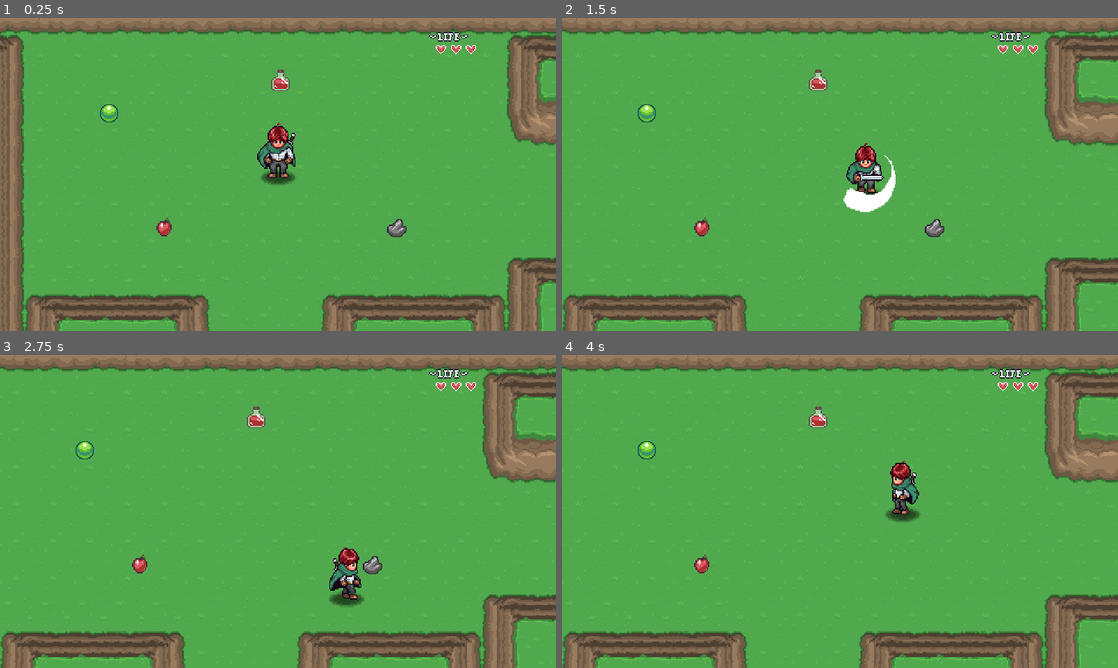
Above: before the commit, frames 1-4 (two rows, left to right).
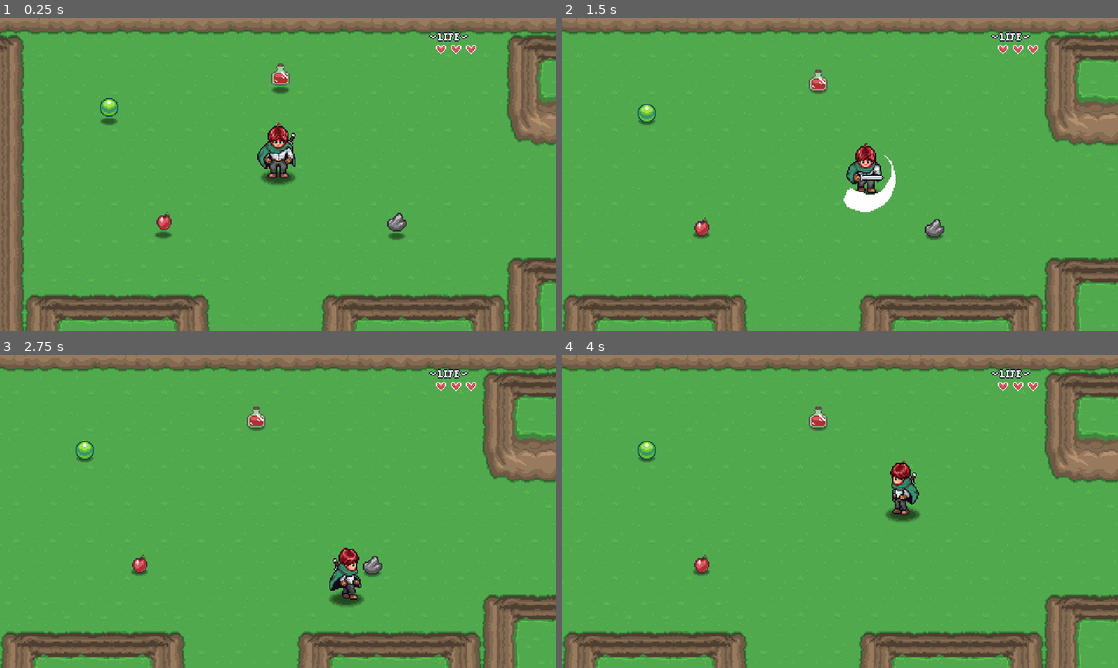
Above: after the commit, the same moments.

Repository: MansonPlus/AARPG
Game: Godot game, scene res://Levels/Area01/01.tscn
Two runs of this game, one before a commit and one after it. Both use one fixed random seed, a clock stepped at 60 frames per second and the inputs below. Sound files missing from this copy of the repository are replaced by a short silence.
Inputs:
- Up to frame 1 (0.25 s): no input
- Up to frame 2 (1.5 s): hold Right (right) 0.53-1.28 s; hold Z (attack) 0.53-1.28 s; hold Down (down) from 1.28 s (still down); tap Z (attack) at 1.35 s
- Up to frame 3 (2.75 s): release Down (down) at 2.03 s; hold Right (right) from 2.03 s (still down); hold Z (attack) from 2.03 s (still down)
- Up to frame 4 (4 s): release Right (right) at 2.78 s; release Z (attack) at 2.78 s; hold Up (up) 2.78-3.53 s; tap Z (attack) at 2.85 s; hold Left (left) from 3.53 s (still down); hold Z (attack) from 3.53 s (still down)

The runs differ from the first frame. In frame 1, 0.9% of the frame differs, in the area x 18-74%, y 14-71%; in frame 2, 0.1%; in frame 3, 0.1%; in frame 4, less than 0.1%.

Commit message:
Added drop animation

Diff:
--- a/Enemies/Scripts/States/enemy_state_destroy.gd
+++ b/Enemies/Scripts/States/enemy_state_destroy.gd
@@ -1,4 +1,6 @@
 class_name EnemyStateDestroy extends EnemyState
+
+const PICKUP = preload("res://Items/item_pickup/item_pickup.tscn")
 
 @export var anim_name: String = "destroy"
 @export var knockback_speed: float = 200.0
@@ -6,8 +8,10 @@
 
 @export_category("AI")
 
+@export_category("Item Drops")
+@export var drops: Array[DropData]
+
 var _direction: Vector2
-
 var _damage_position: Vector2
 
 func init() -> void:
@@ -23,6 +27,8 @@
 
 	enemy.update_animation(anim_name)
 	enemy.animation_player.animation_finished.connect(_on_animation_finished)
+	disable_hurt_box()
+	drop_items()
 
 func exit() -> void:
 	pass
@@ -40,3 +46,23 @@
 
 func _on_animation_finished(_a: String) -> void:
 	enemy.queue_free()
+
+func disable_hurt_box():
+	var hurt_box: HurtBox = enemy.get_node_or_null("HurtBox")
+	if hurt_box:
+		hurt_box.monitoring = false
+
+func drop_items():
+	if drops.size() == 0:
+		return
+
+	for i in drops.size():
+		if drops[i] == null || drops[i].item == null:
+			continue
+		var drop_count: int = drops[i].get_drop_count()
+		for j in drop_count:
+			var drop: ItemPickup = PICKUP.instantiate() as ItemPickup
+			drop.item_data = drops[i].item
+			enemy.get_parent().call_deferred("add_child", drop)
+			drop.global_position = enemy.global_position
+			drop.velocity = enemy.velocity.rotated(randf_range(-1.5, 1.5)) * randf_range(0.9, 1.5)
--- /dev/null
+++ b/Enemies/Scripts/drop_data.gd
@@ -0,0 +1,12 @@
+class_name DropData extends Resource
+
+@export var item: ItemData
+@export_range(0, 100, 1, "suffix:%") var probability: float = 100
+@export_range(1, 10, 1, "suffix:items") var min_amount: int = 1
+@export_range(1, 10, 1, "suffix:items") var max_amount: int = 1
+
+func get_drop_count() -> int:
+	if randf_range(0, 100) >= probability:
+		return 0
+
+	return randi_range(min_amount, max_amount)
--- a/Enemies/Slime/slime.tscn
+++ b/Enemies/Slime/slime.tscn
@@ -13,6 +13,9 @@
 [ext_resource type="Texture2D" uid="uid://cg4q4d5yohgf6" path="res://Enemies/Slime/DestroySmoke.png" id="9_s3xum"]
 [ext_resource type="Script" path="res://Enemies/Scripts/States/enemy_state_stun.gd" id="10_8xm2m"]
 [ext_resource type="Script" path="res://Enemies/Scripts/States/enemy_state_destroy.gd" id="12_3bk6x"]
+[ext_resource type="Script" path="res://Enemies/Scripts/drop_data.gd" id="13_fs0gs"]
+[ext_resource type="Resource" uid="uid://ct0xavw7vvex2" path="res://Items/gem.tres" id="14_lldg7"]
+[ext_resource type="Resource" uid="uid://bummp28nn1e64" path="res://Items/apple.tres" id="15_efwa0"]
 
 [sub_resource type="CircleShape2D" id="CircleShape2D_haybd"]
 radius = 13.0
@@ -54,6 +57,18 @@
 tracks/2/interp = 1
 tracks/2/loop_wrap = true
 tracks/2/keys = {
+"times": PackedFloat32Array(0),
+"transitions": PackedFloat32Array(1),
+"update": 0,
+"values": [Color(1, 1, 1, 1)]
+}
+tracks/3/type = "value"
+tracks/3/imported = false
+tracks/3/enabled = true
+tracks/3/path = NodePath("ShadowSprite2D:self_modulate")
+tracks/3/interp = 1
+tracks/3/loop_wrap = true
+tracks/3/keys = {
 "times": PackedFloat32Array(0),
 "transitions": PackedFloat32Array(1),
 "update": 0,
@@ -139,6 +154,18 @@
 "clips": PackedStringArray("destroy"),
 "times": PackedFloat32Array(0)
 }
+tracks/6/type = "value"
+tracks/6/imported = false
+tracks/6/enabled = true
+tracks/6/path = NodePath("ShadowSprite2D:self_modulate")
+tracks/6/interp = 1
+tracks/6/loop_wrap = true
+tracks/6/keys = {
+"times": PackedFloat32Array(0.4, 0.55),
+"transitions": PackedFloat32Array(1, 1),
+"update": 0,
+"values": [Color(1, 1, 1, 1), Color(1, 1, 1, 0)]
+}
 
 [sub_resource type="Animation" id="Animation_2jq46"]
 resource_name = "destroy_side"
@@ -219,6 +246,18 @@
 "clips": PackedStringArray("destroy"),
 "times": PackedFloat32Array(0)
 }
+tracks/6/type = "value"
+tracks/6/imported = false
+tracks/6/enabled = true
+tracks/6/path = NodePath("ShadowSprite2D:self_modulate")
+tracks/6/interp = 1
+tracks/6/loop_wrap = true
+tracks/6/keys = {
+"times": PackedFloat32Array(0.4, 0.55),
+"transitions": PackedFloat32Array(1, 1),
+"update": 0,
+"values": [Color(1, 1, 1, 1), Color(1, 1, 1, 0)]
+}
 
 [sub_resource type="Animation" id="Animation_j25fm"]
 resource_name = "destroy_up"
@@ -299,6 +338,18 @@
 "clips": PackedStringArray("destroy"),
 "times": PackedFloat32Array(0)
 }
+tracks/6/type = "value"
+tracks/6/imported = false
+tracks/6/enabled = true
+tracks/6/path = NodePath("ShadowSprite2D:self_modulate")
+tracks/6/interp = 1
+tracks/6/loop_wrap = true
+tracks/6/keys = {
+"times": PackedFloat32Array(0.4, 0.55),
+"transitions": PackedFloat32Array(1, 1),
+"update": 0,
+"values": [Color(1, 1, 1, 1), Color(1, 1, 1, 0)]
+}
 
 [sub_resource type="Animation" id="Animation_fa2kt"]
 resource_name = "idle_down"
@@ -316,6 +367,36 @@
 "transitions": PackedFloat32Array(1, 1, 1),
 "update": 1,
 "values": [0, 1, 2]
+}
+tracks/1/type = "value"
+tracks/1/imported = false
+tracks/1/enabled = true
+tracks/1/path = NodePath("Sprite2D:position")
+tracks/1/interp = 1
+tracks/1/loop_wrap = true
+tracks/1/keys = {
+"times": PackedFloat32Array(0),
+"transitions": PackedFloat32Array(1),
+"update": 0,
+"values": [Vector2(0, -19)]
+}
+
+[sub_resource type="Animation" id="Animation_26x1c"]
+resource_name = "idle_side"
+length = 0.4
+loop_mode = 2
+step = 0.1
+tracks/0/type = "value"
+tracks/0/imported = false
+tracks/0/enabled = true
+tracks/0/path = NodePath("Sprite2D:frame")
+tracks/0/interp = 1
+tracks/0/loop_wrap = true
+tracks/0/keys = {
+"times": PackedFloat32Array(0, 0.2, 0.4),
+"transitions": PackedFloat32Array(1, 1, 1),
+"update": 1,
+"values": [6, 7, 8]
 }
 tracks/1/type = "value"
 tracks/1/imported = false
@@ -616,36 +697,6 @@
 "transitions": PackedFloat32Array(-2, -2, -2, -2),
 "update": 0,
 "values": [Vector2(0, -19), Vector2(0, -19), Vector2(0, -23), Vector2(0, -19)]
-}
-
-[sub_resource type="Animation" id="Animation_26x1c"]
-resource_name = "idle_side"
-length = 0.4
-loop_mode = 2
-step = 0.1
-tracks/0/type = "value"
-tracks/0/imported = false
-tracks/0/enabled = true
-tracks/0/path = NodePath("Sprite2D:frame")
-tracks/0/interp = 1
-tracks/0/loop_wrap = true
-tracks/0/keys = {
-"times": PackedFloat32Array(0, 0.2, 0.4),
-"transitions": PackedFloat32Array(1, 1, 1),
-"update": 1,
-"values": [6, 7, 8]
-}
-tracks/1/type = "value"
-tracks/1/imported = false
-tracks/1/enabled = true
-tracks/1/path = NodePath("Sprite2D:position")
-tracks/1/interp = 1
-tracks/1/loop_wrap = true
-tracks/1/keys = {
-"times": PackedFloat32Array(0),
-"transitions": PackedFloat32Array(1),
-"update": 0,
-"values": [Vector2(0, -19)]
 }
 
 [sub_resource type="AnimationLibrary" id="AnimationLibrary_gdo62"]
@@ -665,6 +716,20 @@
 "walk_up": SubResource("Animation_fxntc")
 }
 
+[sub_resource type="Resource" id="Resource_ubff4"]
+script = ExtResource("13_fs0gs")
+item = ExtResource("14_lldg7")
+probability = 100.0
+min_amount = 1
+max_amount = 4
+
+[sub_resource type="Resource" id="Resource_8vqxr"]
+script = ExtResource("13_fs0gs")
+item = ExtResource("15_efwa0")
+probability = 33.0
+min_amount = 1
+max_amount = 1
+
 [sub_resource type="Animation" id="Animation_wrk7j"]
 length = 0.001
 tracks/0/type = "value"
@@ -783,6 +848,7 @@
 
 [node name="Destroy" type="Node" parent="EnemyStateMachine"]
 script = ExtResource("12_3bk6x")
+drops = Array[ExtResource("13_fs0gs")]([SubResource("Resource_ubff4"), SubResource("Resource_8vqxr")])
 
 [node name="AudioStreamPlayer2D" type="AudioStreamPlayer2D" parent="."]
 max_polyphony = 4
--- a/Items/item_pickup/item_pickup.gd
+++ b/Items/item_pickup/item_pickup.gd
@@ -1,5 +1,5 @@
 @tool
-class_name ItemPickup extends Node2D
+class_name ItemPickup extends CharacterBody2D
 
 @export var item_data: ItemData: set = _set_item_data
 
@@ -12,6 +12,12 @@
 	if Engine.is_editor_hint():
 		return
 	area_2d.body_entered.connect(_on_body_entered)
+
+func _physics_process(delta):
+	var collision_info = move_and_collide(velocity * delta)
+	if collision_info:
+		velocity = velocity.bounce(collision_info.get_normal())
+	velocity -= velocity * delta * 4
 
 func _on_body_entered(b):
 	if b is Player:
--- a/Items/item_pickup/item_pickup.tscn
+++ b/Items/item_pickup/item_pickup.tscn
@@ -1,19 +1,81 @@
-[gd_scene load_steps=4 format=3 uid="uid://bx6sro6a5ci41"]
+[gd_scene load_steps=10 format=3 uid="uid://bx6sro6a5ci41"]
 
 [ext_resource type="Script" path="res://Items/item_pickup/item_pickup.gd" id="1_upy04"]
 [ext_resource type="AudioStream" uid="uid://bc1e0jfxg7e0q" path="res://Items/item_pickup/item_pickup.wav" id="2_adwbq"]
+[ext_resource type="Texture2D" uid="uid://dk6b1wb8aiav1" path="res://Player/Sprites/Shadow.png" id="2_ucujb"]
+[ext_resource type="Texture2D" uid="uid://ct5oxdwak01a6" path="res://Items/sprites/items.png" id="3_yxpjh"]
 
 [sub_resource type="CircleShape2D" id="CircleShape2D_drl73"]
 
-[node name="ItemPickup" type="Node2D"]
+[sub_resource type="AtlasTexture" id="AtlasTexture_53o7b"]
+atlas = ExtResource("3_yxpjh")
+region = Rect2(0, 0, 32, 32)
+
+[sub_resource type="Animation" id="Animation_r6ylw"]
+resource_name = "default"
+step = 0.05
+tracks/0/type = "value"
+tracks/0/imported = false
+tracks/0/enabled = true
+tracks/0/path = NodePath("Sprite2D:position")
+tracks/0/interp = 1
+tracks/0/loop_wrap = true
+tracks/0/keys = {
+"times": PackedFloat32Array(0, 0.2, 0.4, 0.55, 0.7, 0.8, 0.9),
+"transitions": PackedFloat32Array(-2, -2, -2, -2, -2, -2, -2),
+"update": 0,
+"values": [Vector2(0, 0), Vector2(0, -6), Vector2(0, 0), Vector2(0, -3), Vector2(0, 0), Vector2(0, -1), Vector2(0, 0)]
+}
+
+[sub_resource type="Animation" id="Animation_4skkx"]
+length = 0.001
+tracks/0/type = "value"
+tracks/0/imported = false
+tracks/0/enabled = true
+tracks/0/path = NodePath("Sprite2D:position")
+tracks/0/interp = 1
+tracks/0/loop_wrap = true
+tracks/0/keys = {
+"times": PackedFloat32Array(0),
+"transitions": PackedFloat32Array(1),
+"update": 0,
+"values": [Vector2(0, 0)]
+}
+
+[sub_resource type="AnimationLibrary" id="AnimationLibrary_iyvv4"]
+_data = {
+"RESET": SubResource("Animation_4skkx"),
+"default": SubResource("Animation_r6ylw")
+}
+
+[node name="ItemPickup" type="CharacterBody2D"]
+collision_layer = 0
+collision_mask = 16
+motion_mode = 1
 script = ExtResource("1_upy04")
+
+[node name="CollisionShape2D" type="CollisionShape2D" parent="."]
+shape = SubResource("CircleShape2D_drl73")
 
 [node name="Area2D" type="Area2D" parent="."]
 
 [node name="CollisionShape2D" type="CollisionShape2D" parent="Area2D"]
 shape = SubResource("CircleShape2D_drl73")
 
+[node name="ShadowSprite2D" type="Sprite2D" parent="."]
+modulate = Color(0, 0, 0, 0.486275)
+position = Vector2(0, 7)
+scale = Vector2(0.5, 0.5)
+texture = ExtResource("2_ucujb")
+
 [node name="Sprite2D" type="Sprite2D" parent="."]
+texture = SubResource("AtlasTexture_53o7b")
 
 [node name="AudioStreamPlayer2D" type="AudioStreamPlayer2D" parent="."]
 stream = ExtResource("2_adwbq")
+
+[node name="AnimationPlayer" type="AnimationPlayer" parent="."]
+libraries = {
+"": SubResource("AnimationLibrary_iyvv4")
+}
+autoplay = "default"
--- a/Player/Scripts/state_attack.gd
+++ b/Player/Scripts/state_attack.gd
@@ -26,7 +26,8 @@
 	attacking = true
 
 	await get_tree().create_timer(0.075).timeout
-	hurt_box.monitoring = true
+	if attacking:
+		hurt_box.monitoring = true
 
 func Exit() -> void:
 	animation_player.animation_finished.disconnect(EndAttack)
Not shown: 1 places in Enemies/Slime/slime.tscn that only renumber resources
